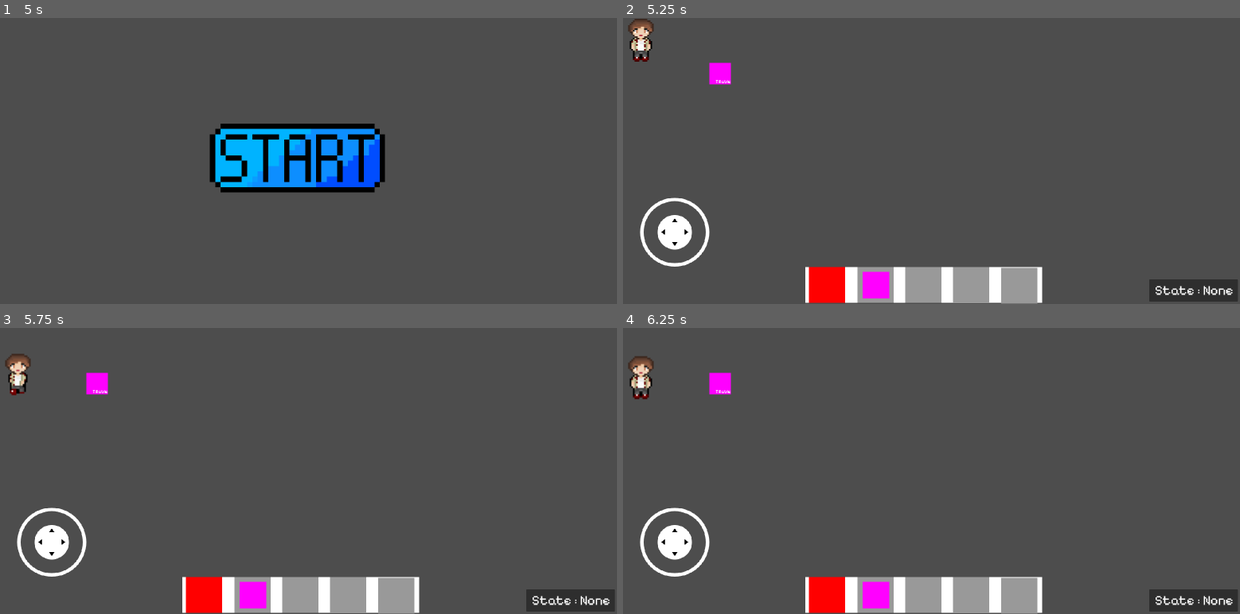
Above: before the commit, frames 1-4 (two rows, left to right).
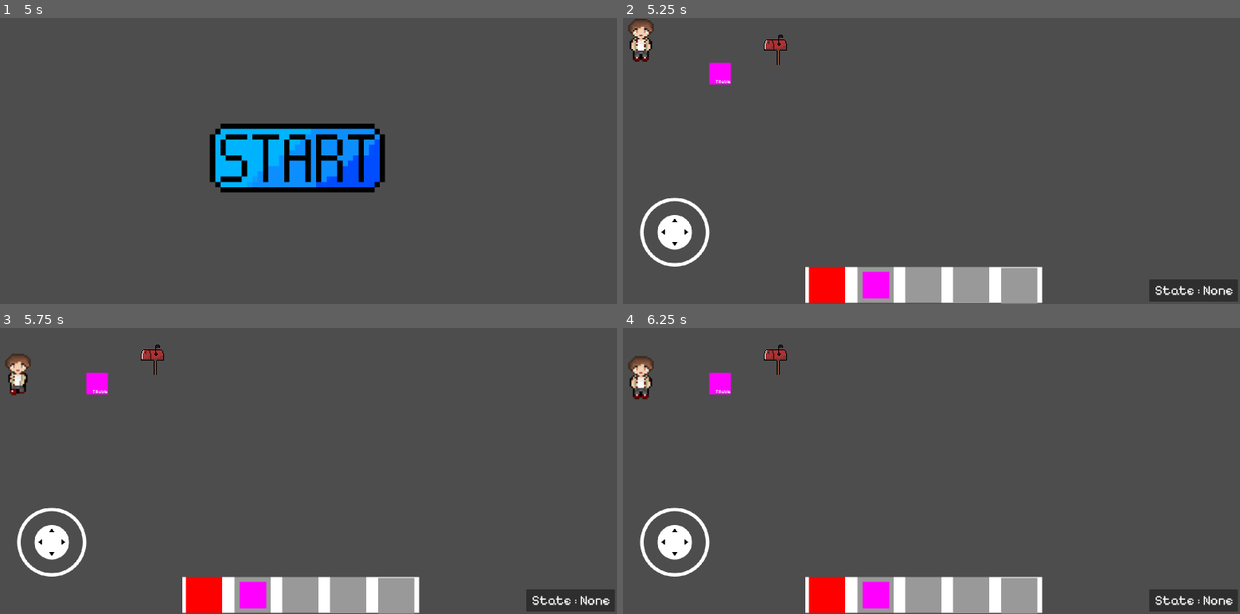
Above: after the commit, the same moments.

Repository: FelixSalim/RevitalizationOfElyoris
Game: Godot game, scene res://MainMenu.tscn
The game is run twice, just before and just after one commit, with the same random seed, the same clock (stepped at 60 frames per second) and the same inputs.
Inputs (mouse positions are in pixels of both pictures, inside the frame that each line leads up to):
- Up to frame 1 (5 s): tap Enter (ui_accept) at 0.5, 2, 3.5 s; move the mouse to (438, 146) at 0.52 s; hold Right (ui_right) 0.53-1.25 s; hold Enter (ui_accept) 0.53-1.25 s; click (438, 146) at 0.67 s; drag from (172, 175) to (265, 218) at 1.27 s; move the mouse to (364, 98) at 2.02 s; hold Right (ui_right) 2.03-2.75 s; hold Enter (ui_accept) 2.03-2.75 s; drag from (265, 218) to (104, 118) at 2.77 s; move the mouse to (487, 203) at 3.52 s; hold Left (ui_left) 3.53-4.25 s; hold Enter (ui_accept) 3.53-4.25 s; drag from (104, 118) to (203, 89) at 4.27 s
- Up to frame 2 (5.25 s): move the mouse to (956, 161) at 5.02 s; hold Down (ui_down) from 5.03 s (still down); hold Enter (ui_accept) from 5.03 s (still down); click (956, 161) at 5.17 s
- Up to frame 3 (5.75 s): keep holding Down (ui_down); keep holding Enter (ui_accept)
- Up to frame 4 (6.25 s): release Down (ui_down) at 5.75 s; release Enter (ui_accept) at 5.75 s; drag from (826, 399) to (795, 485) at 5.77 s

Frame 1 is identical in both runs. In frame 2, 0.2% of the frame differs, in the area x 22-27%, y 5-17%; in frame 3, 0.2%; in frame 4, 0.2%.

Commit message:
feat: added interaction with mailbox

Diff:
--- /dev/null
+++ b/Environments/Mailbox.gd
@@ -0,0 +1,26 @@
+extends Area2D
+
+# Stores colliding objects
+var collision = []
+
+
+# Called every frame. 'delta' is the elapsed time since the previous frame.
+# If player interaction is colliding, show notification
+func _process(delta: float) -> void:
+	if collision.size() > 0:
+		enter()
+
+func enter():
+	# Stores player
+	var player = get_parent().get_node("Player")
+	# If player is colliding and pressed interact, pop notification
+	if player.get_node("InteractBox") in collision and Input.is_action_just_pressed("ui_accept") and player.movementState.name != "notify":
+		player.change_moving_state("notify")
+
+# When a collision occurs, add the collision to the array
+func _on_area_entered(area: Area2D) -> void:
+	collision.append(area)
+
+# When a collision no longer exists, remove the collision from the array
+func _on_area_exited(area: Area2D) -> void:
+	collision.erase(area)
--- /dev/null
+++ b/Environments/Mailbox.tscn
@@ -0,0 +1,22 @@
+[gd_scene load_steps=4 format=3 uid="uid://dlaplc8jav2wg"]
+
+[ext_resource type="Script" path="res://Environments/Mailbox.gd" id="1_0xn0e"]
+[ext_resource type="Texture2D" uid="uid://duk4k4gvabt6c" path="res://Assets/EnvironmentSprites/Mail Box-Sheet.png" id="2_8cso4"]
+
+[sub_resource type="CapsuleShape2D" id="CapsuleShape2D_sxu7s"]
+radius = 50.0
+height = 120.0
+
+[node name="Mailbox" type="Area2D"]
+script = ExtResource("1_0xn0e")
+
+[node name="CollisionShape2D" type="CollisionShape2D" parent="."]
+shape = SubResource("CapsuleShape2D_sxu7s")
+
+[node name="Mailbox" type="Sprite2D" parent="."]
+position = Vector2(4, 0)
+scale = Vector2(0.5, 0.5)
+texture = ExtResource("2_8cso4")
+
+[connection signal="area_entered" from="." to="." method="_on_area_entered"]
+[connection signal="area_exited" from="." to="." method="_on_area_exited"]
--- /dev/null
+++ b/Player/States/NotificationState.gd
@@ -0,0 +1,39 @@
+# Inherit State Class
+extends MovementState
+
+# IdleState Class
+class_name NotificationState
+
+# Stores current notification popup state
+var inNotif = true
+
+var notif = preload("res://UI/Notification.tscn")
+
+func _ready():
+	var notification = notif.instantiate()
+	notification.set_notification("Hi, this is a mailbox")
+	notification.name = "Notification"
+	get_parent().get_parent().get_node("Control/UI").add_child(notification)
+
+# Read user input, if player pressed confirm, stop notification
+func _input(event):
+	if event.is_action_pressed("ui_accept"):
+		get_parent().get_parent().get_node("Control/UI/Notification").queue_free()
+		inNotif = false
+
+# Movement Handling, Change State to Run, calls the function stored in changeState (a.k.a change_state)
+func move_left():
+	if not inNotif:
+		changeState.call("run")
+
+func move_right():
+	if not inNotif:
+		changeState.call("run")
+
+func move_up():
+	if not inNotif:
+		changeState.call("run")
+
+func move_down():
+	if not inNotif:
+		changeState.call("run")
--- a/Player/States/StateManager.gd
+++ b/Player/States/StateManager.gd
@@ -12,6 +12,7 @@
 	states = {
 		"idle" : IdleState,
 		"run" : RunState,
+		"notify" : NotificationState,
 		"till" : TillState
 	}
 
--- a/Player/States/TillState.gd
+++ b/Player/States/TillState.gd
@@ -5,6 +5,6 @@
 
 # When player interact with the land, tile the land
 func interact(tile, tileState, collision):
-	if tileState == "Tillable":
+	if get_parent().get_parent().get_node("InteractBox") in collision and tileState == "Tillable":
 		if Input.is_action_pressed("ui_accept"):
 			tile.tileState = "Tilled"
--- /dev/null
+++ b/UI/Notification.gd
@@ -0,0 +1,11 @@
+extends CanvasLayer
+
+# Called every frame. 'delta' is the elapsed time since the previous frame.
+# Every frame adjust size of panel to fit the text
+func _process(delta: float) -> void:
+	get_node("Panel").size.x = get_node("Panel/Label").size.x
+	get_node("Panel").size.y = get_node("Panel/Label").size.y
+
+# Set the text that will appear
+func set_notification(notification):
+	get_node("Panel/Label").text = notification
--- /dev/null
+++ b/UI/Notification.tscn
@@ -0,0 +1,21 @@
+[gd_scene load_steps=2 format=3 uid="uid://bycyfepeqrphm"]
+
+[ext_resource type="Script" path="res://UI/Notification.gd" id="1_ogdf2"]
+
+[node name="Notification" type="CanvasLayer"]
+script = ExtResource("1_ogdf2")
+
+[node name="Panel" type="Panel" parent="."]
+offset_left = 2.0
+offset_right = 1082.0
+offset_bottom = 75.0
+
+[node name="Label" type="Label" parent="Panel"]
+layout_mode = 0
+offset_right = 2697.0
+offset_bottom = 180.0
+scale = Vector2(0.4, 0.4)
+theme_override_font_sizes/font_size = 100
+text = "Test"
+vertical_alignment = 1
+autowrap_mode = 3
--- a/World.tscn
+++ b/World.tscn
@@ -1,7 +1,8 @@
-[gd_scene load_steps=3 format=3 uid="uid://cush35jqh0n05"]
+[gd_scene load_steps=4 format=3 uid="uid://cush35jqh0n05"]
 
 [ext_resource type="PackedScene" uid="uid://o8d8w6n2nmsc" path="res://Player/Player.tscn" id="1_pwkan"]
 [ext_resource type="PackedScene" uid="uid://bpgb66jvhsx41" path="res://Environments/TillableLand.tscn" id="2_yhp2k"]
+[ext_resource type="PackedScene" uid="uid://dlaplc8jav2wg" path="res://Environments/Mailbox.tscn" id="3_5pam0"]
 
 [node name="World" type="Node2D"]
 
@@ -10,3 +11,6 @@
 
 [node name="Player" parent="." instance=ExtResource("1_pwkan")]
 position = Vector2(143, 87)
+
+[node name="Mailbox" parent="." instance=ExtResource("3_5pam0")]
+position = Vector2(650, 120)
Not shown, added: Assets/EnvironmentSprites/Cut down tree-Sheet.png.import
Not shown, added: Assets/EnvironmentSprites/Dry Land-Sheet.png.import
Not shown, added: Assets/EnvironmentSprites/Mail Box-Sheet.png.import
Not shown, added: Assets/EnvironmentSprites/Normal Land-Sheet.png.import
Not shown, added: Assets/EnvironmentSprites/Stone Floor-Sheet.png.import
Not shown, added: Assets/EnvironmentSprites/Wet Land-Sheet.png.import
